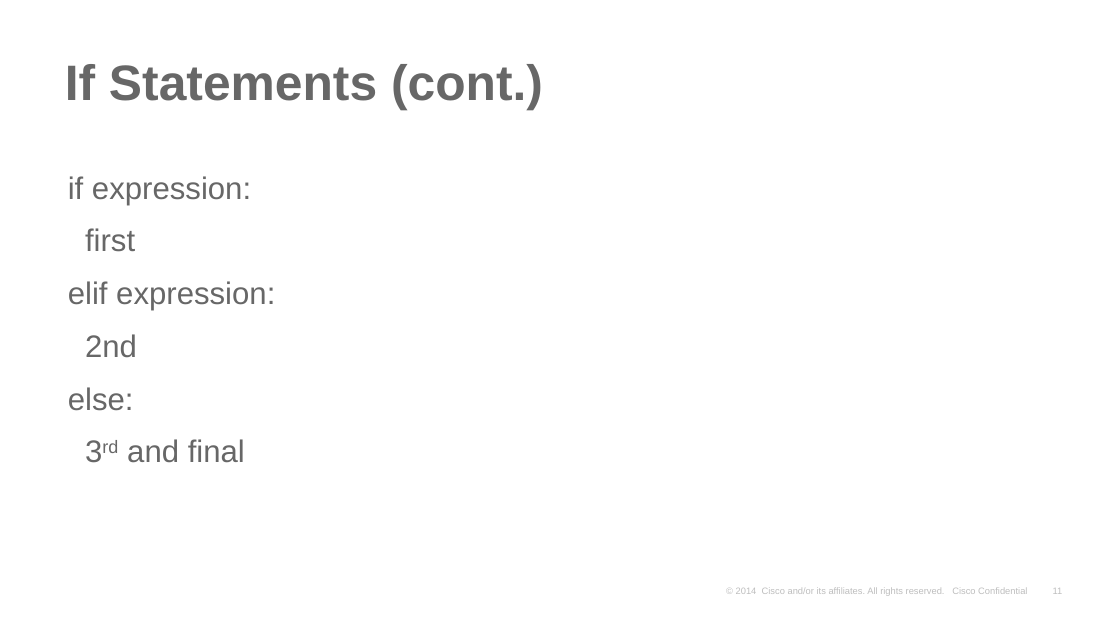
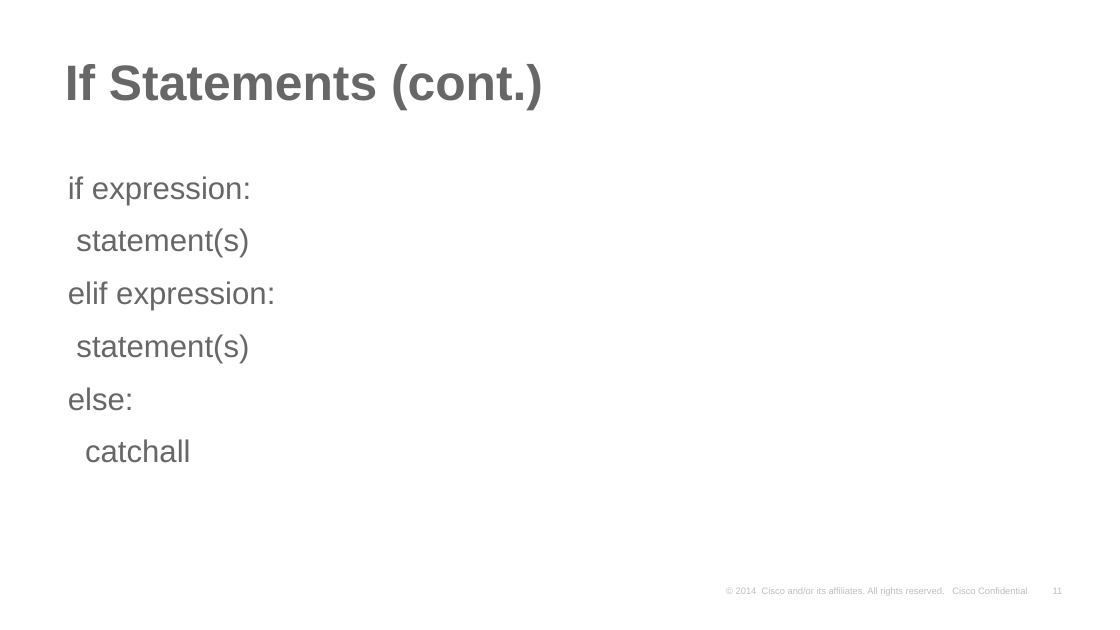
Before and after one commit to spirrello/devshow, a slide deck: slide 11 of Python101.pptx. Drawn at 1120x630 pixels with LibreOffice and Linux fonts; fonts in the diff are those of the drawing; background and template pictures are left out. Boxes give left, top, right and bottom in pixels: in the first picture for what was removed or moved away, otherwise in the second. Text is boxed around its words. In the diff, an @@ line names an element or a change of style, - is before the commit and + after.

```diff
--- a/Python101.pptx
+++ b/Python101.pptx
@@ text at (76,228,249,258): text changed @@
-first
+statement(s)
@@ text at (76,334,249,363): text changed @@
-2nd
+statement(s)
@@ text at (85,439,191,463): text changed @@
-3rd and final
+catchall
```
Also in this commit, not shown: 1 other slide changed, 1 slide removed, 5 other files.
